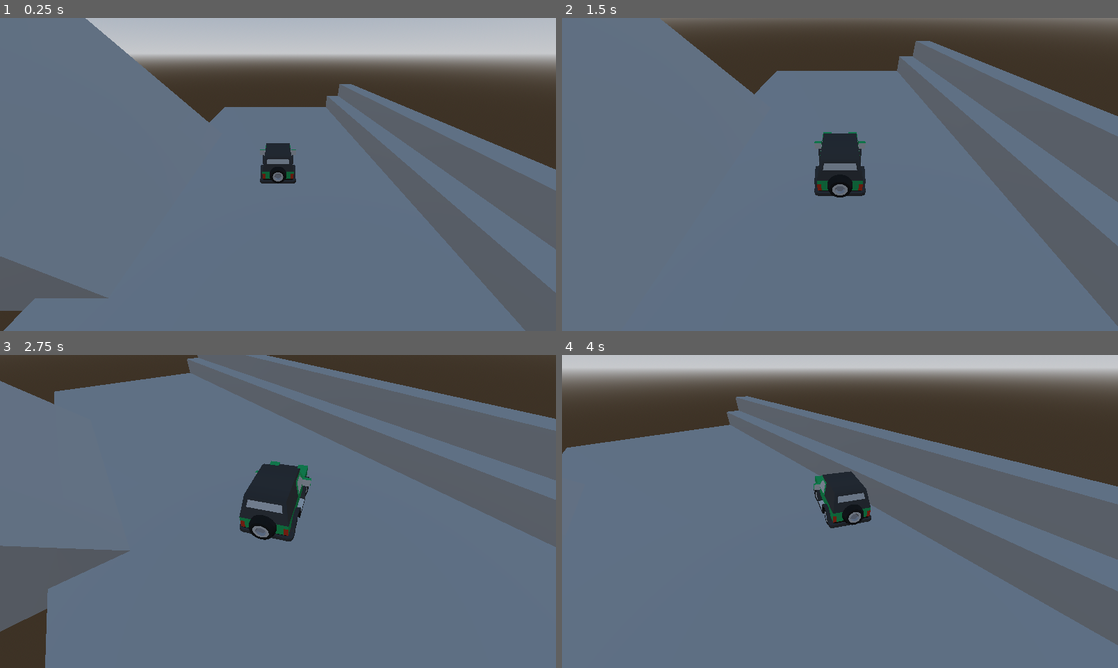
Above: before the commit, frames 1-4 (two rows, left to right).
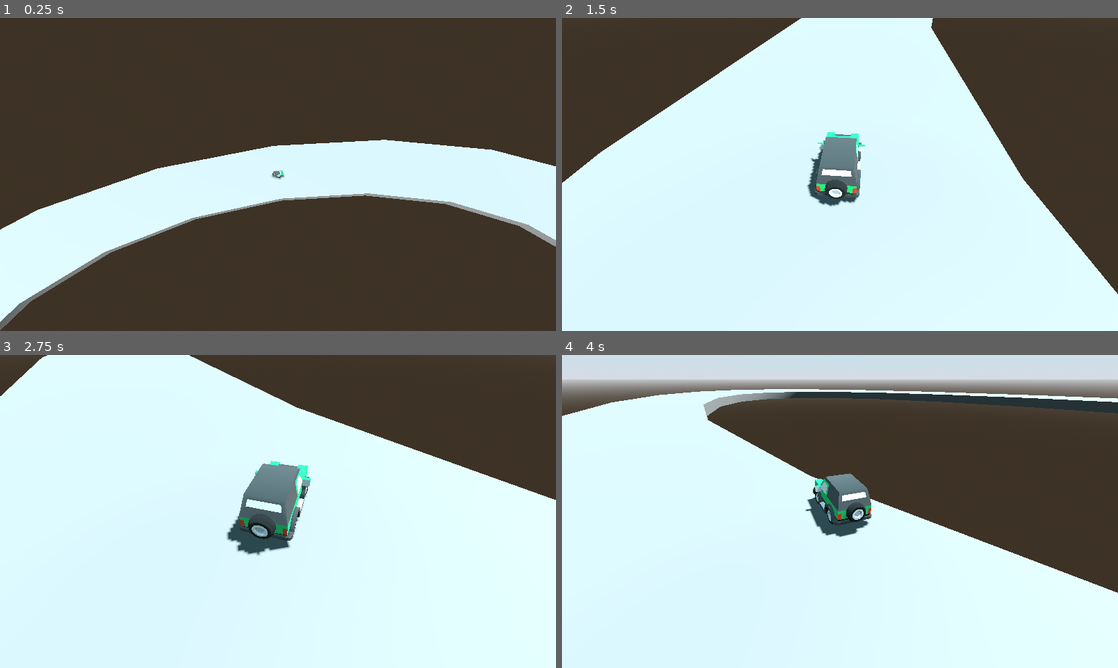
Above: after the commit, the same moments.

Repository: vachanbhogi/drive
Game: Godot game, scene res://world.tscn
The game is run twice, just before and just after one commit, with the same random seed, the same clock (stepped at 60 frames per second) and the same inputs. Before the commit the project starts from res://assets/world.tscn.
Inputs:
- Up to frame 1 (0.25 s): no input
- Up to frame 2 (1.5 s): hold D (steer_right) 0.53-1.28 s; hold S (brake) from 1.28 s (still down)
- Up to frame 3 (2.75 s): release S (brake) at 2.03 s; hold D (steer_right) from 2.03 s (still down)
- Up to frame 4 (4 s): release D (steer_right) at 2.78 s; hold W (accelerate) 2.78-3.53 s; hold A (steer_left) from 3.53 s (still down)

The runs differ from the first frame. In frame 1, 90% of the frame differs, in the area x 0-100%, y 0-100%; in frame 2, 93%; in frame 3, 94%; in frame 4, 91%.

Commit message:
world

Diff:
--- a/assets/world.tscn
+++ /dev/null
@@ -1,54 +0,0 @@
-[gd_scene load_steps=7 format=3 uid="uid://jcw20pguodpi"]
-
-[ext_resource type="PackedScene" uid="uid://cvh0fwg53wpus" path="res://player/player.tscn" id="1_6xclm"]
-[ext_resource type="Script" path="res://player/Camera.gd" id="2_k8vvq"]
-
-[sub_resource type="PrismMesh" id="PrismMesh_pc472"]
-left_to_right = 1.11022e-16
-size = Vector3(10, 10, 10)
-
-[sub_resource type="ProceduralSkyMaterial" id="ProceduralSkyMaterial_kqo2d"]
-
-[sub_resource type="Sky" id="Sky_4vt50"]
-sky_material = SubResource("ProceduralSkyMaterial_kqo2d")
-
-[sub_resource type="Environment" id="Environment_j01xb"]
-background_mode = 2
-sky = SubResource("Sky_4vt50")
-ambient_light_color = Color(1, 1, 1, 1)
-tonemap_mode = 2
-
-[node name="World" type="Node3D"]
-
-[node name="CSGCombiner3D" type="CSGCombiner3D" parent="."]
-use_collision = true
-
-[node name="CSGBox3D" type="CSGBox3D" parent="CSGCombiner3D"]
-size = Vector3(10, 1, 25)
-
-[node name="CSGBox3D2" type="CSGBox3D" parent="CSGCombiner3D"]
-transform = Transform3D(1, 0, 0, 0, 1, 0, 0, 0, 1, 5, 1, 0)
-size = Vector3(1, 1, 25)
-
-[node name="CSGBox3D3" type="CSGBox3D" parent="CSGCombiner3D"]
-transform = Transform3D(1, 0, 0, 0, 1, 0, 0, 0, 1, 6, 2, 0)
-size = Vector3(1, 1, 25)
-
-[node name="CSGMesh3D" type="CSGMesh3D" parent="CSGCombiner3D"]
-transform = Transform3D(1, 0, 0, 0, 1, 0, 0, 0, 1, -8, 5, 0)
-mesh = SubResource("PrismMesh_pc472")
-
-[node name="Camera3D" type="Camera3D" parent="." node_paths=PackedStringArray("target")]
-transform = Transform3D(1, 0, 0, 0, 1, 0, 0, 0, 1, 0, 5, 10)
-current = true
-script = ExtResource("2_k8vvq")
-offset = Vector3(2.08165e-12, 4, 5)
-target = NodePath("../Player/CarMesh")
-
-[node name="Player" parent="." instance=ExtResource("1_6xclm")]
-transform = Transform3D(1, 0, 0, 0, 1, 0, 0, 0, 1, 0, 2, 0)
-
-[node name="WorldEnvironment" type="WorldEnvironment" parent="."]
-environment = SubResource("Environment_j01xb")
-
-[editable path="Player"]
--- a/player/player.tscn
+++ b/player/player.tscn
@@ -20,6 +20,7 @@
 shape = SubResource("SphereShape3D_ywja5")
 
 [node name="CarMesh" parent="." instance=ExtResource("3_upd77")]
+transform = Transform3D(1, 0, 0, 0, 1, 0, 0, 0, 1, 0, -1, 0)
 top_level = true
 
 [node name="RayCast3D" type="RayCast3D" parent="CarMesh"]
--- a/project.godot
+++ b/project.godot
@@ -11,7 +11,7 @@
 [application]
 
 config/name="drive"
-run/main_scene="res://assets/world.tscn"
+run/main_scene="res://world.tscn"
 config/features=PackedStringArray("4.0", "Forward Plus")
 config/icon="res://assets/icon.svg"
 
--- /dev/null
+++ b/world.tscn
@@ -0,0 +1,54 @@
+[gd_scene load_steps=6 format=3 uid="uid://bsha30slaswrl"]
+
+[ext_resource type="PackedScene" uid="uid://cvh0fwg53wpus" path="res://player/player.tscn" id="1_wkfdp"]
+[ext_resource type="Script" path="res://player/Camera.gd" id="2_kikur"]
+
+[sub_resource type="ProceduralSkyMaterial" id="ProceduralSkyMaterial_8n5j7"]
+sky_top_color = Color(0.4, 0.694118, 0.815686, 1)
+sky_horizon_color = Color(0.6, 0.623529, 0.658824, 1)
+sky_energy_multiplier = 1.2
+
+[sub_resource type="Sky" id="Sky_p522b"]
+sky_material = SubResource("ProceduralSkyMaterial_8n5j7")
+
+[sub_resource type="Environment" id="Environment_oobwl"]
+background_mode = 2
+sky = SubResource("Sky_p522b")
+ambient_light_sky_contribution = 0.0
+tonemap_mode = 2
+
+[node name="World" type="Node3D"]
+
+[node name="Player" parent="." instance=ExtResource("1_wkfdp")]
+transform = Transform3D(1, 0, 0, 0, 1, 0, 0, 0, 1, -41, 4, 0)
+
+[node name="Camera3D" type="Camera3D" parent="." node_paths=PackedStringArray("target")]
+transform = Transform3D(1, 0, 0, 0, 1, 0, 0, 0, 1, 2.08165e-12, 100, 2.08165e-12)
+script = ExtResource("2_kikur")
+offset = Vector3(2.08165e-12, 4, 5)
+target = NodePath("../Player/CarMesh")
+
+[node name="Track" type="CSGCombiner3D" parent="."]
+use_collision = true
+
+[node name="CSGCylinder3D" type="CSGCylinder3D" parent="Track"]
+transform = Transform3D(1, 0, 0, 0, 1, 0, 0, 0, 2, 0, 0, 0)
+radius = 50.0
+sides = 20
+
+[node name="CSGCylinder3D2" type="CSGCylinder3D" parent="Track"]
+transform = Transform3D(1, 0, 0, 0, 1, 0, 0, 0, 2, 0, 0, 0)
+operation = 2
+radius = 35.0
+sides = 20
+
+[node name="Affects" type="Node" parent="."]
+
+[node name="DirectionalLight3D" type="DirectionalLight3D" parent="Affects"]
+transform = Transform3D(0.433013, -0.808013, 0.399519, 0.0173376, 0.450611, 0.892552, -0.901221, -0.37956, 0.209129, 0, 0, 0)
+shadow_enabled = true
+
+[node name="WorldEnvironment" type="WorldEnvironment" parent="Affects"]
+environment = SubResource("Environment_oobwl")
+
+[editable path="Player"]
